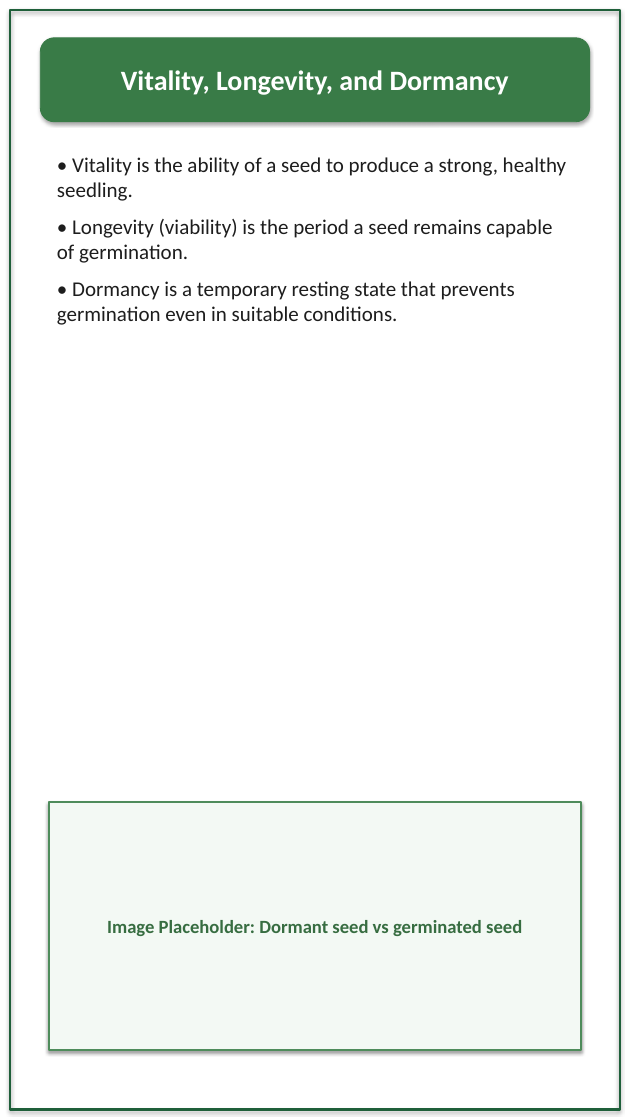
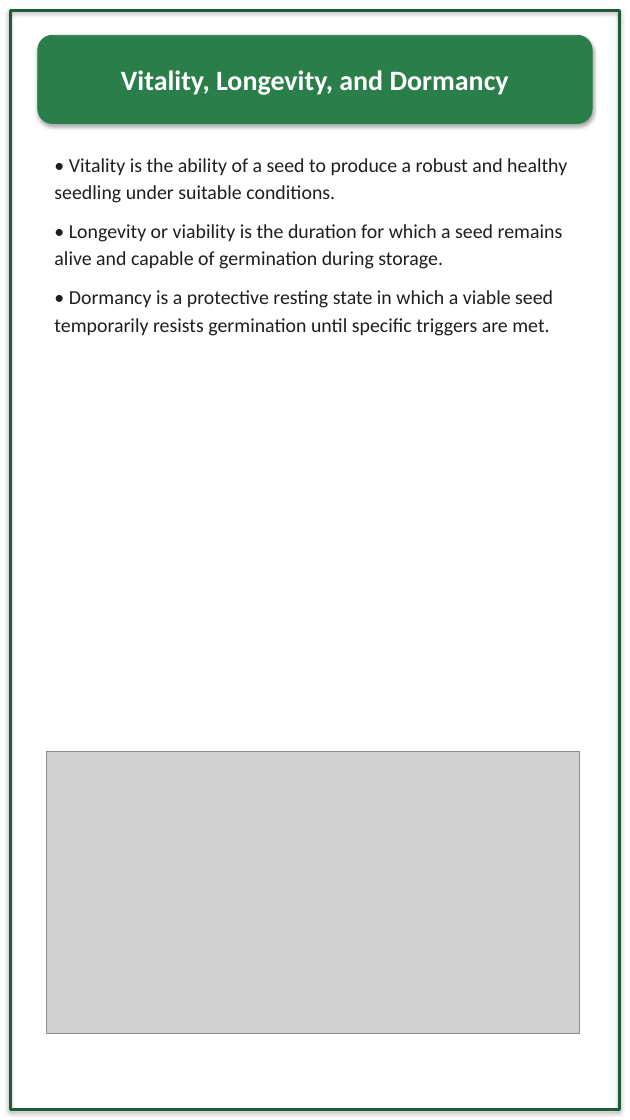
Before and after one commit to rpraut2008-stack/Vinsmoke, a slide deck: slide 13 of Effects_of_Urea_on_Plant_Growth.pptx. Drawn at 630x1120 pixels with LibreOffice and Linux fonts; fonts in the diff are those of the drawing; grey boxes stand for pictures. Boxes give left, top, right and bottom in pixels: in the first picture for what was removed or moved away, otherwise in the second. Text is boxed around its words. In the diff, an @@ line names an element or a change of style, - is before the commit and + after.

```diff
--- a/Effects_of_Urea_on_Plant_Growth.pptx
+++ b/Effects_of_Urea_on_Plant_Growth.pptx
@@ rectangle at <box>10,10,620,1110</box>: outline #1F5F3A 2.2 pt to #1D5C38 2.5 pt @@
@@ rounded rectangle "Vitality, Longevity, and Dormancy" at <box>38,35,592,123</box>: fill #397B47 to #2A7E49; outline #397B47 0.75 pt to #2A7E49 0.75 pt @@
@@ text at <box>54,158,567,336</box>: text changed; size 18 to 17 pt; text colour #1D1D1D to #1E1E1E @@
-• Vitality is the ability of a seed to produce a strong, healthy seedling.
-• Longevity (viability) is the period a seed remains capable of germination.
-• Dormancy is a temporary resting state that prevents germination even in suitable conditions.
+• Vitality is the ability of a seed to produce a robust and healthy seedling under suitable conditions.
+• Longevity or viability is the duration for which a seed remains alive and capable of germination during storage.
+• Dormancy is a protective resting state in which a viable seed temporarily resists germination until specific triggers are met.
@@ picture added at <box>46,752,580,1033</box> @@
@@ rectangle removed at <box>49,802,581,1050</box> @@
-Image Placeholder: Dormant seed vs germinated seed
```
Also in this commit, not shown: 10 other slides changed, 12 slides added, 12 slides removed.
